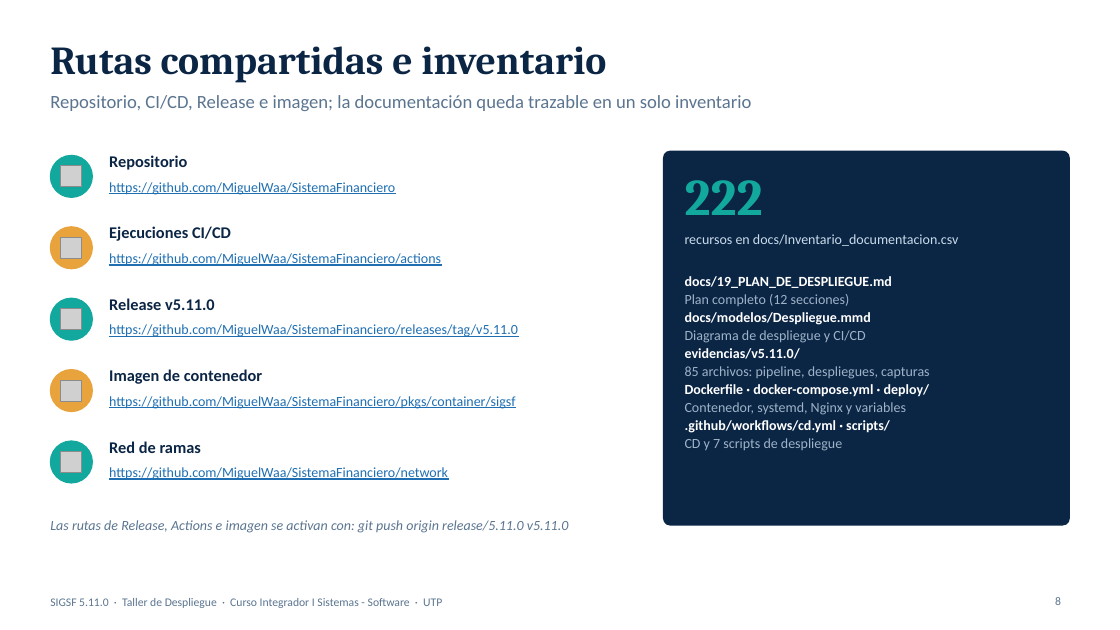
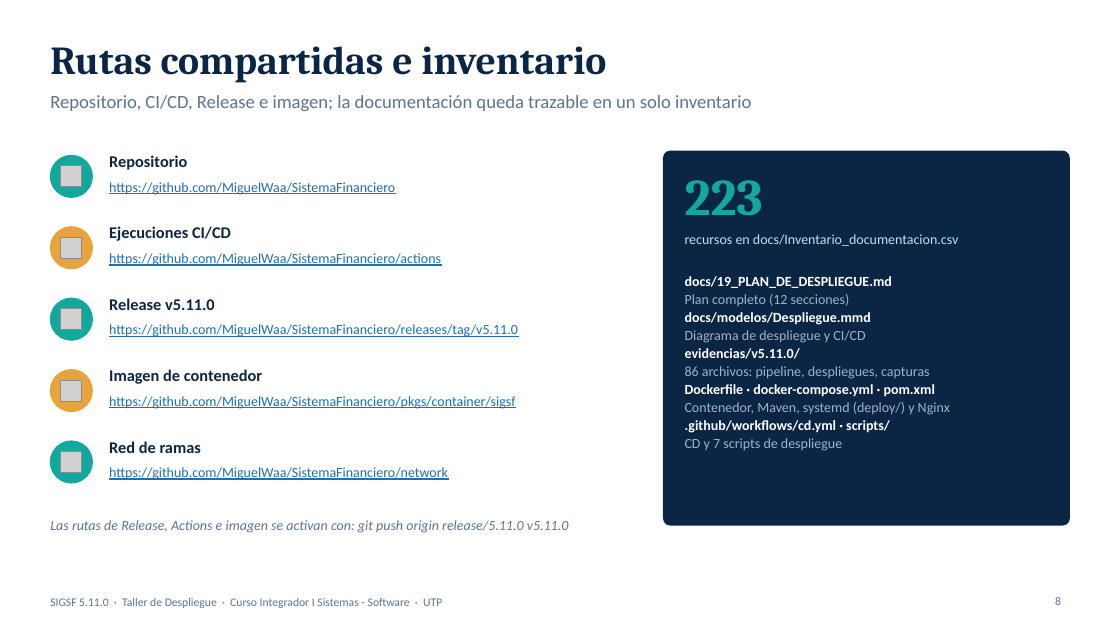
Before and after one commit to MiguelWaa/SistemaFinanciero, a slide deck: slide 8 of docs/presentacion/SIGSF_Despliegue_5min.pptx. Drawn at 1120x630 pixels with LibreOffice and Linux fonts; fonts in the diff are those of the drawing; grey boxes stand for pictures. Boxes give left, top, right and bottom in pixels: in the first picture for what was removed or moved away, otherwise in the second. Text is boxed around its words. In the diff, an @@ line names an element or a change of style, - is before the commit and + after.

```diff
--- a/docs/presentacion/SIGSF_Despliegue_5min.pptx
+++ b/docs/presentacion/SIGSF_Despliegue_5min.pptx
@@ text at (x1=685, y1=180, x2=763, y2=216): text changed @@
-222
+223
@@ text at (x1=685, y1=366, x2=950, y2=415): text changed @@
-85 archivos: pipeline, despliegues, capturas
-Dockerfile · docker-compose.yml · deploy/
-Contenedor, systemd, Nginx y variables
+86 archivos: pipeline, despliegues, capturas
+Dockerfile · docker-compose.yml · pom.xml
+Contenedor, Maven, systemd (deploy/) y Nginx
```
Also in this commit, not shown: 4 other slides changed, 27 other files.
